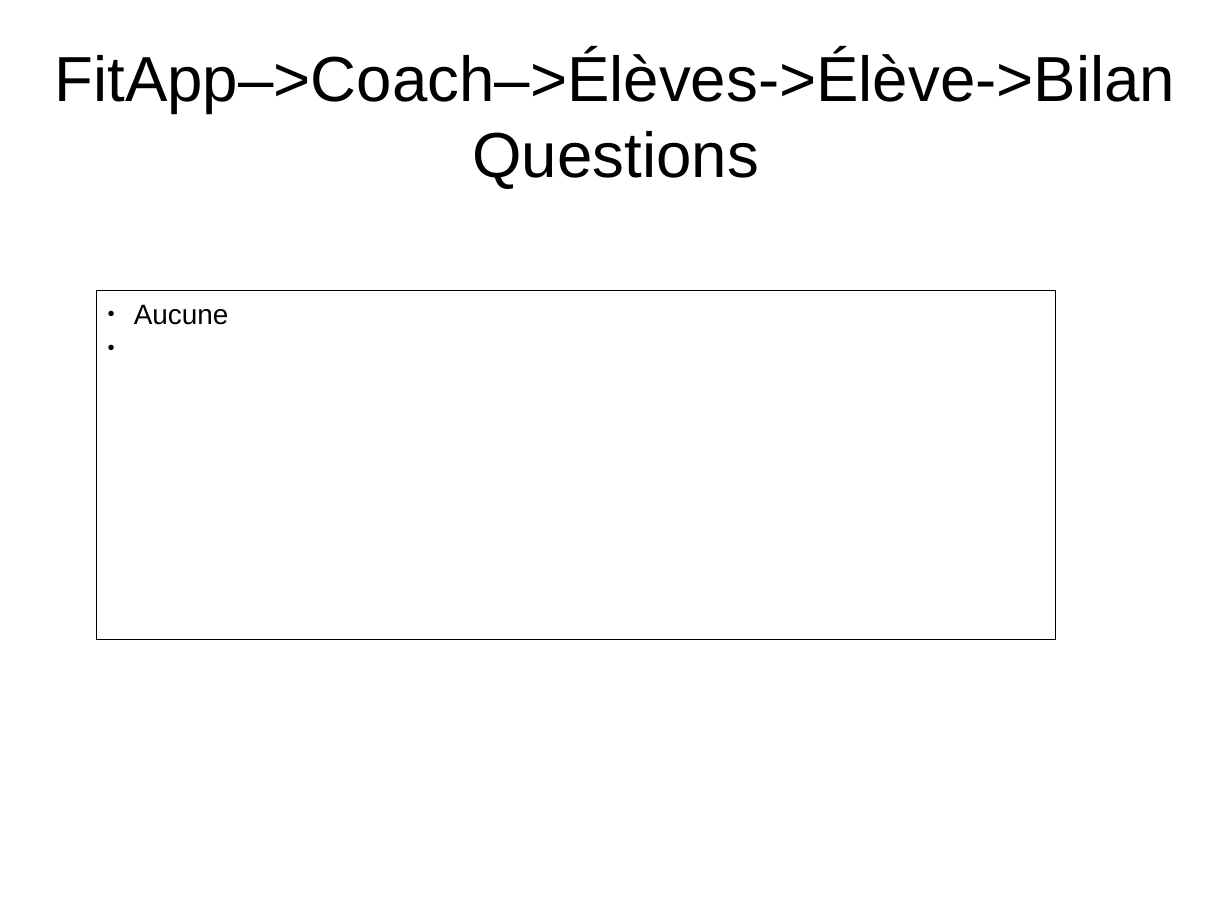
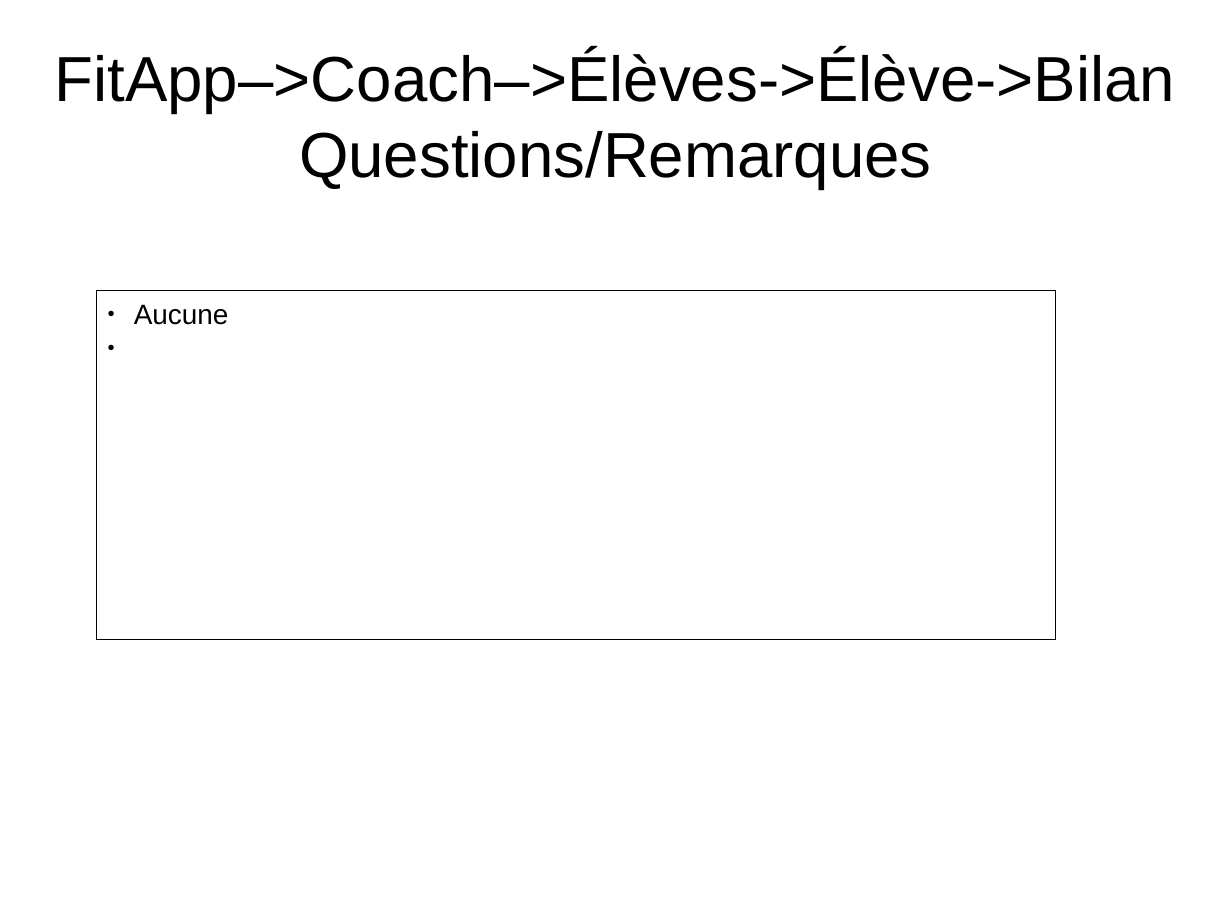
Before and after one commit to NicolasGavard/WebVysionSportV2, a slide deck: slide 25 of Documentations/FitApp - Elèves v1.02.odp. Drawn at 1232x924 pixels with LibreOffice and Linux fonts; fonts in the diff are those of the drawing. Boxes give left, top, right and bottom in pixels: in the first picture for what was removed or moved away, otherwise in the second. Text is boxed around its words. In the diff, an @@ line names an element or a change of style, - is before the commit and + after.

```diff
--- a/Documentations/FitApp - Elèves v1.02.odp
+++ b/Documentations/FitApp - Elèves v1.02.odp
@@ title at <box>55,51,1176,189</box>: text changed @@
-FitApp–>Coach–>Élèves->Élève->Bilan
-Questions
+FitApp–>Coach–>Élèves->Élève->Bilan
+Questions/Remarques
```
Also in this commit, not shown: 1 other slide changed, 7 slides added.
